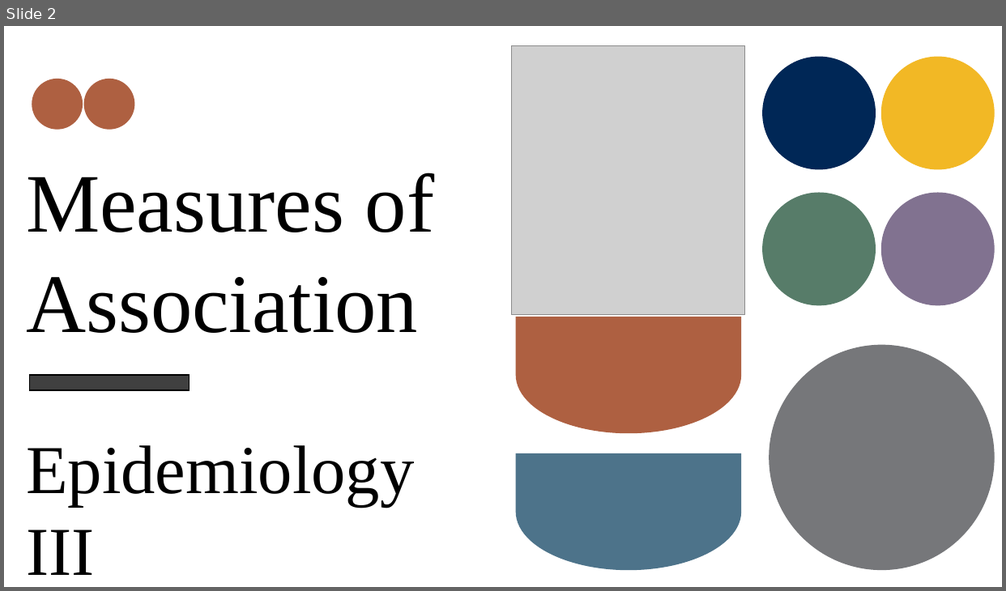
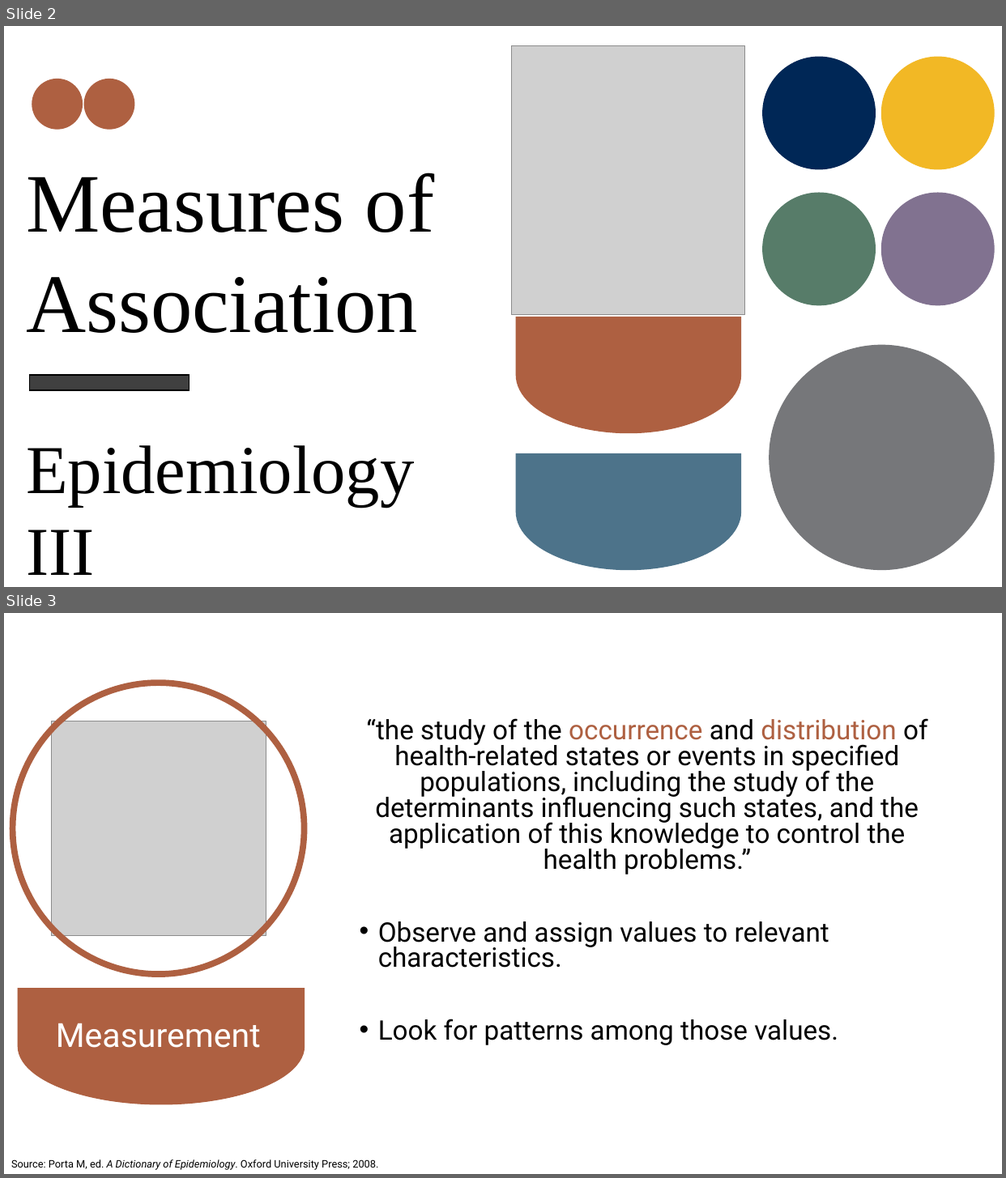
Before and after one commit to brad-cannell/epi_3_public, a slide deck: modules/04 Measures of Association/measures_of_assocaition.pptx. Shown one above the other, each under a label of ours: slide 2 before the commit, slides 2 and 3 after it. The pictures are 1006x591 and 1006x1178 pixels, drawn with LibreOffice and Linux fonts; fonts in the diff are those of the drawing; grey boxes stand for pictures. Boxes give left, top, right and bottom in pixels: in the first picture for what was removed or moved away, otherwise in the second. Text is boxed around its words. In the diff, an @@ line names an element or a change of style, - is before the commit and + after.

```diff
--- a/modules/04 Measures of Association/measures_of_assocaition.pptx
+++ b/modules/04 Measures of Association/measures_of_assocaition.pptx
@@ slide 3 added at (4, 613, 1002, 1174), background #FFFFFF @@
@@ text added at (366, 718, 927, 1046), 25.9 pt, text #000000 @@
+“the study of the occurrence and distribution of health-related states or events in specified populations, including the study of the determinants influencing such states, and the application of this knowledge to control the health problems.”
+• Observe and assign values to relevant characteristics.
+• Look for patterns among those values.
@@ group added at (12, 683, 305, 1105): 1 picture, 1 ellipse, 1 flow chart delay, 1 text @@
+Measurement
@@ text added at (11, 1160, 378, 1170), 10 pt, text #000000 @@
+Source: Porta M, ed. A Dictionary of Epidemiology. Oxford University Press; 2008.
```
Also in this commit, not shown: 18 slides changed, 81 other slides added, 5 slides removed, 5 other files.
